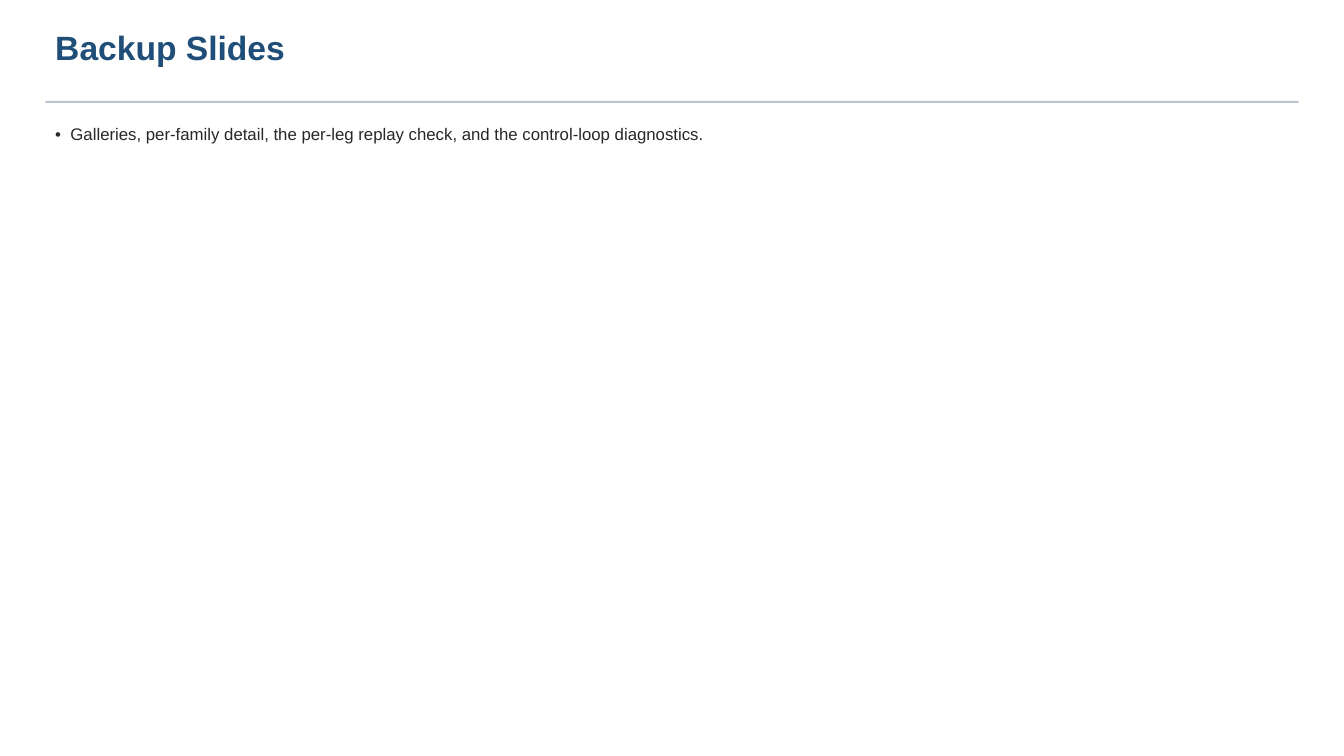
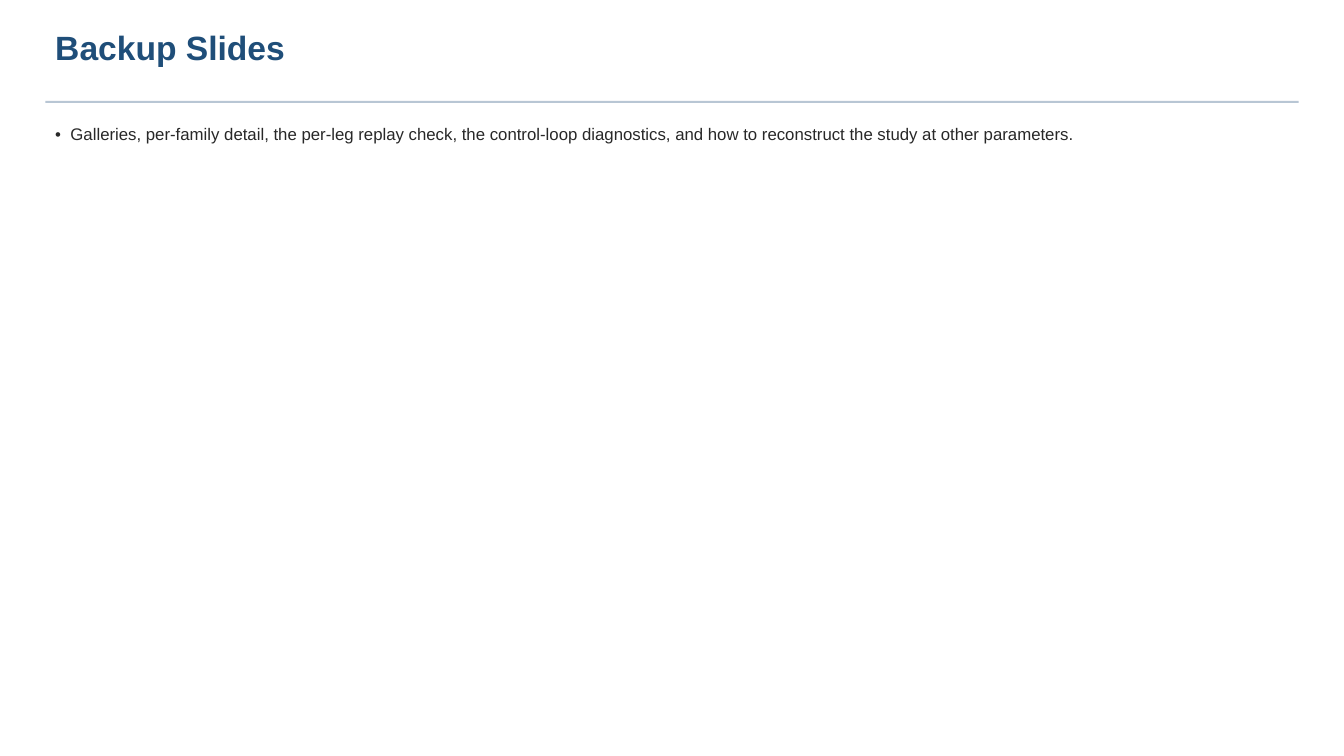
Before and after one commit to nasa-jpl/MACOS_resources, a slide deck: slide 17 of mmacos/templates/30_instruments/bench_ctb/deck_ctb.pptx. Drawn at 1344x756 pixels with LibreOffice and Linux fonts; fonts in the diff are those of the drawing. Boxes give left, top, right and bottom in pixels: in the first picture for what was removed or moved away, otherwise in the second. Text is boxed around its words. In the diff, an @@ line names an element or a change of style, - is before the commit and + after.

```diff
--- a/mmacos/templates/30_instruments/bench_ctb/deck_ctb.pptx
+++ b/mmacos/templates/30_instruments/bench_ctb/deck_ctb.pptx
@@ text at <box>70,128,1073,144</box>: text changed @@
-• Galleries, per-family detail, the per-leg replay check, and the control-loop diagnostics.
+• Galleries, per-family detail, the per-leg replay check, the control-loop diagnostics, and how to reconstruct the study at other parameters.
```
Also in this commit, not shown: 1 other slide changed, 1 slide added, 11 other files.
